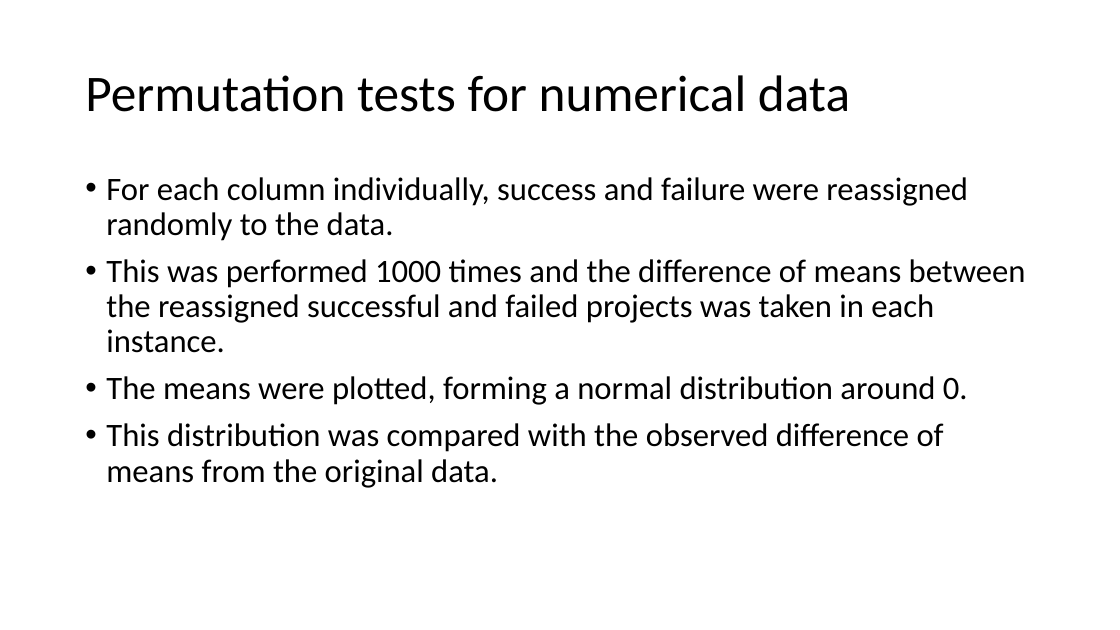
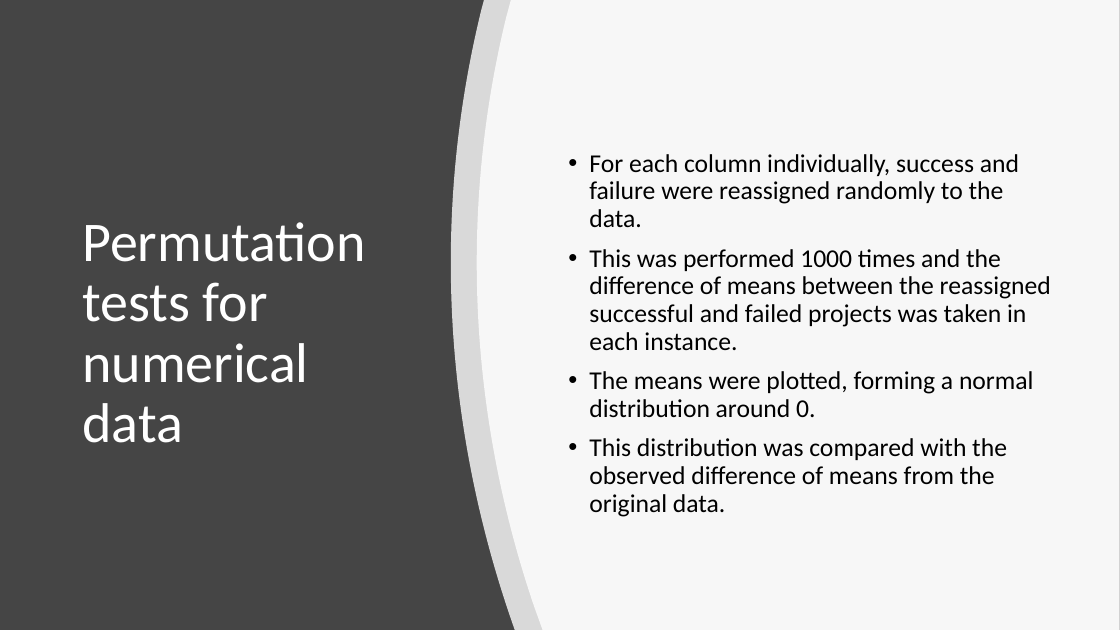
Before and after one commit to catshowjudge/Kickstarter-Project, a slide deck: slide 11 of Kickstarter_Slidedeck.pptx. Drawn at 1120x630 pixels with LibreOffice and Linux fonts; fonts in the diff are those of the drawing. Boxes give left, top, right and bottom in pixels: in the first picture for what was removed or moved away, otherwise in the second. Text is boxed around its words. In the diff, an @@ line names an element or a change of style, - is before the commit and + after.

```diff
--- a/Kickstarter_Slidedeck.pptx
+++ b/Kickstarter_Slidedeck.pptx
@@ background #FFFFFF to #454545 @@
@@ freeform shape added at bbox=[451, 0, 1120, 630], fill #FFFFFF at 80% opacity @@
@@ freeform shape added at bbox=[477, 0, 1120, 630], fill #FFFFFF at 80% opacity @@
@@ title "Permutation tests for numerical data": place and size @@
-title "Permutation tests for numerical data" at bbox=[85, 75, 850, 112]
+title "Permutation tests for numerical data" at bbox=[82, 222, 366, 443]
@@ title "Permutation tests for numerical data" at bbox=[82, 222, 366, 443]: size 44 to 48 pt, text colour #000000 to #FFFFFF @@
@@ text "For each column individually, success ...": place and size @@
-text "For each column individually, success ..." at bbox=[106, 177, 1026, 488]
+text "For each column individually, success ..." at bbox=[589, 154, 1051, 517]
@@ text "For each column individually, success ..." at bbox=[589, 154, 1051, 517]: size 28 to 22 pt; vertical alignment top to middle @@
```
Also in this commit, not shown: 6 other slides changed.
